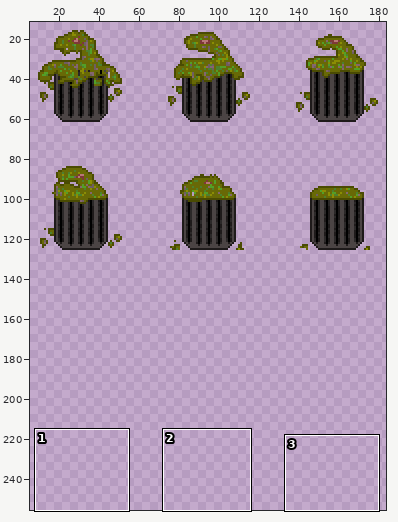
Edited in one commit: sprite sheet (assets/Monsters/Trash Monster/death.png). The picture above shows the old version from afar; the outline marks the close-up.
Close-up. The starting point:
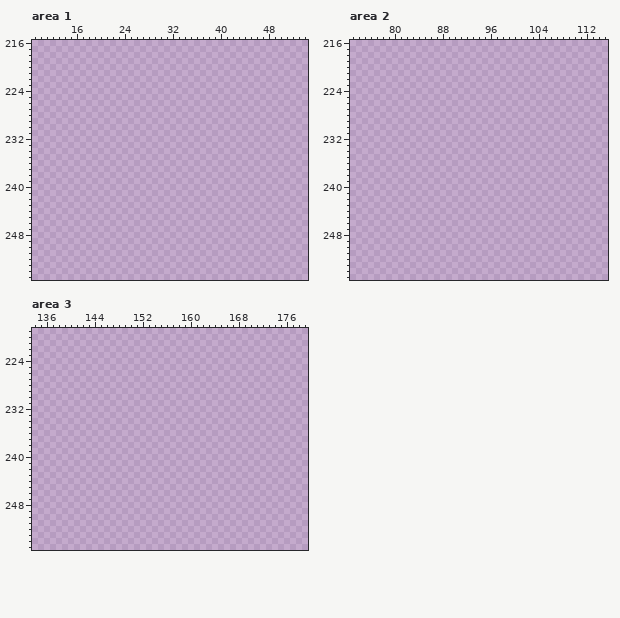
The file is 126x92 pixels. Colours within 5 levels of each other are drawn and written as one. Shown: area 1: x 9..54, y 216..255; area 2: x 73..115, y 216..255; area 3: x 134..179, y 219..255. The old version is drawn lined up with the new one. The wide view leaves out empty margins. The commit also changed other parts of the picture, which this record leaves out.
The same view after the edit:
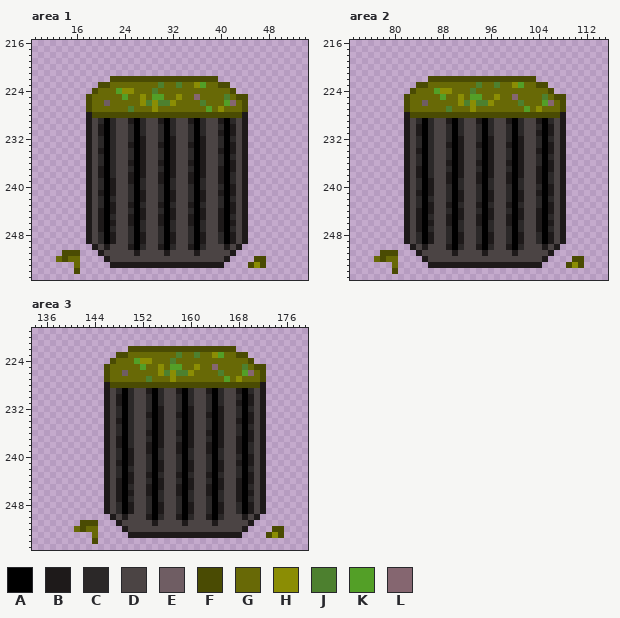
Palette (. is transparent): A #000000  B #1e1a1a  C #2b2828  D #4b4444  E #6f5d63  F #4a4b03  G #686906  H #8b8d04  J #4d802f  K #539f27  L #856670
From old to new:
canvas 126x92 -> 192x256; drawings rearranged on the sheet (the old picture shows each at its new place)
Changed rows in their new state; - is an unchanged pixel.
Area 1:
first column x 13:
222 ---------FFFFFFFFFFFFFFFFFF--------
223 -------FFGGGGGGGGJGGJGGHKGGFF------
224 ------FGGGKHHGGGJGGGGGGGGGGGGF-----
225 -----FGGGGGKGGHGKKGGHGGLGGGGJGFF---
226 -----FGGEGGGGGHJHJJHGGGGJGGGKLGF---
227 -----FGGGGGGJGGGHGGGGGGGGKGHGGGF---
228 -----BFFFFFFFFFFFFFFFFFFFFFFFFFB---
229 -----BDCACDDBACDDBACDDBACDDBACDB---
230 -----BDBACDDCACDDCACDDCACDDCABDB---
231 -----BDBACDDCACDDCACDDCACDDBABDB---
232 -----BDCACDDCABDDCABDDCABDDCACDB---
233 -----BDCACDDBABDDBABDDBABDDCABDB---
234 -----BDBACDDCABDDCABDDCABDDBABDB---
235 -----BDCACDDCABDDCABDDCABDDCACDB---
236 -----BDCACDDBABDDBABDDBABDDCABDB---
237 -----BDBACDDCABDDCABDDCABDDBABDB---
238 -----BDBACDDBABDDBABDDBABDDBACDB---
239 -----BDCABDDBACDDBACDDBACDDBACDB---
240 -----BDCABDDCACDDCACDDCACDDCABDB---
241 -----BDBABDDCABDDCABDDCABDDBABDB---
242 -----BDCACDDCABDDCABDDCABDDCACDB---
243 -----BDCABDDBACDDBACDDBACDDCABDB---
244 -----BDBABDDCABDDCABDDCABDDBABDB---
245 -----BDBACDDBABDDBABDDBABDDBACDB---
246 -----BDBABDDBACDDBACDDBACDDBABDB---
247 -----BDBACDDCACDDCACDDCACDDBACDB---
248 -----BDCABDDCABDDCABDDCABDDCABDB---
249 -----BDCABDDCABDDCABDDCABDDCABDB---
250 ------BDBDDDBACDDBACDDBACDDDBDB----
251 -FFF---BDDDDDBDDDDBDDDDBDDDDDB-----
252 GFGG----BDDDDDDDDDDDDDDDDDDDB----FF
253 ---G-----BBBBBBBBBBBBBBBBBBB----FHF
254 ---F-------------------------------
Area 2:
first column x 77:
222 ---------FFFFFFFFFFFFFFFFFF--------
223 -------FFGGGGGGGGJGGJGGHKGGFF------
224 ------FGGGKHHGGGJGGGGGGGGGGGGF-----
225 -----FGGGGGKGGHGKKGGHGGLGGGGJGFF---
226 -----FGGEGGGGGHJHJJHGGGGJGGGKLGF---
227 -----FGGGGGGJGGGHGGGGGGGGKGHGGGF---
228 -----BFFFFFFFFFFFFFFFFFFFFFFFFFB---
229 -----BDCACDDBACDDBACDDBACDDBACDB---
230 -----BDBACDDCACDDCACDDCACDDCABDB---
231 -----BDBACDDCACDDCACDDCACDDBABDB---
232 -----BDCACDDCABDDCABDDCABDDCACDB---
233 -----BDCACDDBABDDBABDDBABDDCABDB---
234 -----BDBACDDCABDDCABDDCABDDBABDB---
235 -----BDCACDDCABDDCABDDCABDDCACDB---
236 -----BDCACDDBABDDBABDDBABDDCABDB---
237 -----BDBACDDCABDDCABDDCABDDBABDB---
238 -----BDBACDDBABDDBABDDBABDDBACDB---
239 -----BDCABDDBACDDBACDDBACDDBACDB---
240 -----BDCABDDCACDDCACDDCACDDCABDB---
241 -----BDBABDDCABDDCABDDCABDDBABDB---
242 -----BDCACDDCABDDCABDDCABDDCACDB---
243 -----BDCABDDBACDDBACDDBACDDCABDB---
244 -----BDBABDDCABDDCABDDCABDDBABDB---
245 -----BDBACDDBABDDBABDDBABDDBACDB---
246 -----BDBABDDBACDDBACDDBACDDBABDB---
247 -----BDBACDDCACDDCACDDCACDDBACDB---
248 -----BDCABDDCABDDCABDDCABDDCABDB---
249 -----BDCABDDCABDDCABDDCABDDCABDB---
250 ------BDBDDDBACDDBACDDBACDDDBDB----
251 -FFF---BDDDDDBDDDDBDDDDBDDDDDB-----
252 GFGG----BDDDDDDDDDDDDDDDDDDDB----FF
253 ---G-----BBBBBBBBBBBBBBBBBBB----FHF
254 ---F-------------------------------
Area 3:
first column x 141:
222 ---------FFFFFFFFFFFFFFFFFF--------
223 -------FFGGGGGGGGJGGJGGHKGGFF------
224 ------FGGGKHHGGGJGGGGGGGGGGGGF-----
225 -----FGGGGGKGGHGKKGGHGGLGGGGJGFF---
226 -----FGGEGGGGGHJHJJHGGGGJGGGKLGF---
227 -----FGGGGGGJGGGHGGGGGGGGKGHGGGF---
228 -----BFFFFFFFFFFFFFFFFFFFFFFFFFB---
229 -----BDCACDDBACDDBACDDBACDDBACDB---
230 -----BDBACDDCACDDCACDDCACDDCABDB---
231 -----BDBACDDCACDDCACDDCACDDBABDB---
232 -----BDCACDDCABDDCABDDCABDDCACDB---
233 -----BDCACDDBABDDBABDDBABDDCABDB---
234 -----BDBACDDCABDDCABDDCABDDBABDB---
235 -----BDCACDDCABDDCABDDCABDDCACDB---
236 -----BDCACDDBABDDBABDDBABDDCABDB---
237 -----BDBACDDCABDDCABDDCABDDBABDB---
238 -----BDBACDDBABDDBABDDBABDDBACDB---
239 -----BDCABDDBACDDBACDDBACDDBACDB---
240 -----BDCABDDCACDDCACDDCACDDCABDB---
241 -----BDBABDDCABDDCABDDCABDDBABDB---
242 -----BDCACDDCABDDCABDDCABDDCACDB---
243 -----BDCABDDBACDDBACDDBACDDCABDB---
244 -----BDBABDDCABDDCABDDCABDDBABDB---
245 -----BDBACDDBABDDBABDDBABDDBACDB---
246 -----BDBABDDBACDDBACDDBACDDBABDB---
247 -----BDBACDDCACDDCACDDCACDDBACDB---
248 -----BDCABDDCABDDCABDDCABDDCABDB---
249 -----BDCABDDCABDDCABDDCABDDCABDB---
250 ------BDBDDDBACDDBACDDBACDDDBDB----
251 -FFF---BDDDDDBDDDDBDDDDBDDDDDB-----
252 GFGG----BDDDDDDDDDDDDDDDDDDDB----FF
253 ---G-----BBBBBBBBBBBBBBBBBBB----FHF
254 ---F-------------------------------
Pixel boxes of the changes (left, top, right, bottom) in both close-ups:
added: (56, 76, 266, 274)
added: (374, 76, 584, 274)
added: (74, 346, 284, 544)
